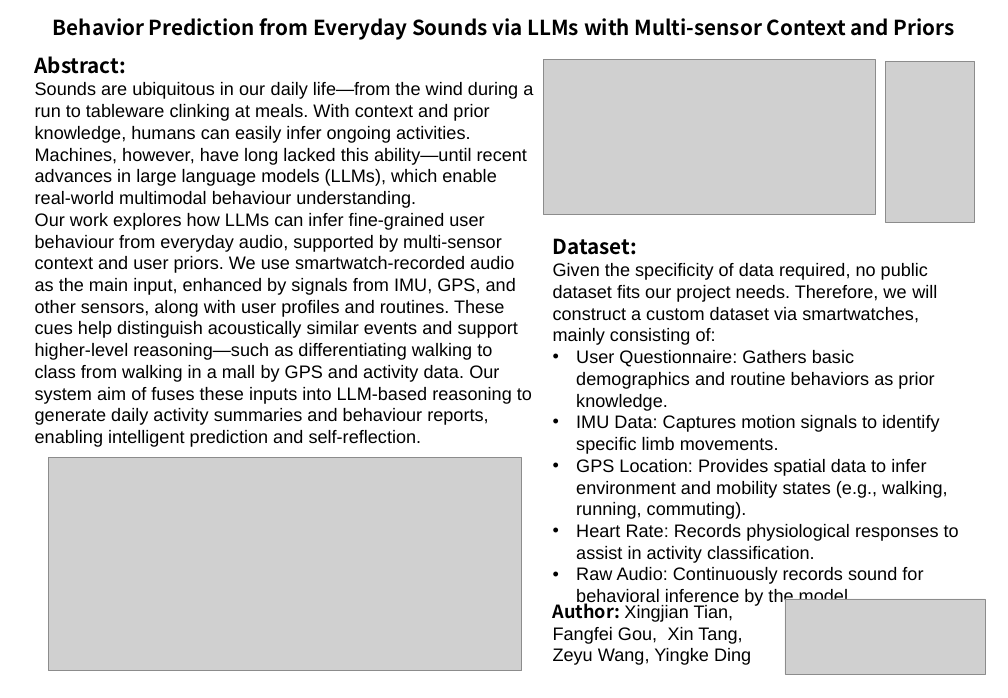
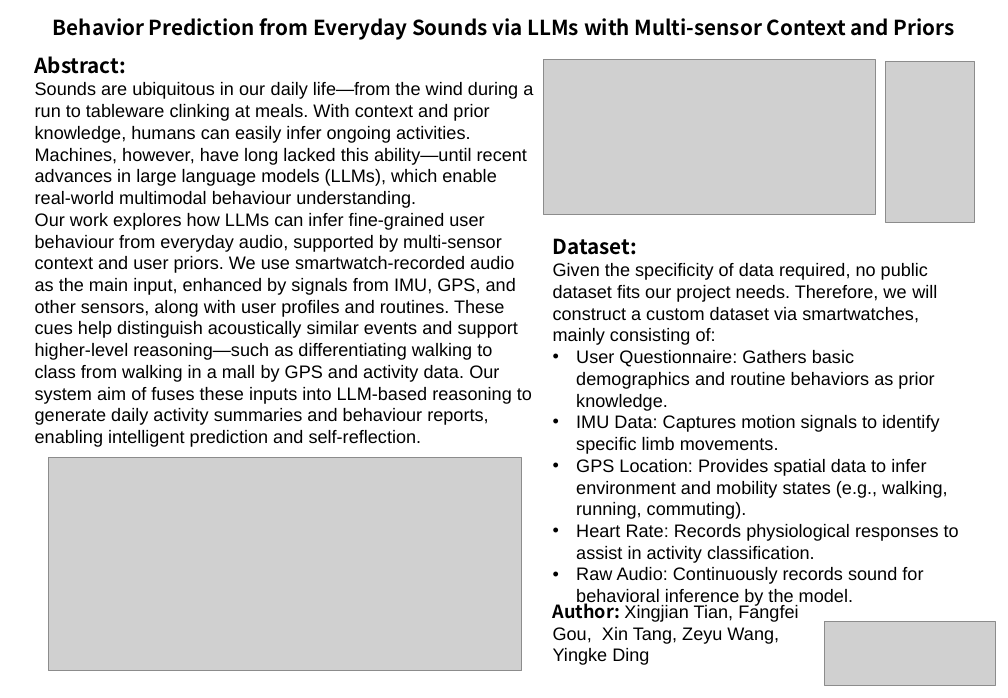
Before and after one commit to MengmaoR/Audio2Behavior, a slide deck: slide 1 of idea poster.pptx. Drawn at 1008x698 pixels with LibreOffice and Linux fonts; fonts in the diff are those of the drawing; grey boxes stand for pictures. Boxes give left, top, right and bottom in pixels: in the first picture for what was removed or moved away, otherwise in the second. Text is boxed around its words. In the diff, an @@ line names an element or a change of style, - is before the commit and + after.

```diff
--- a/idea poster.pptx
+++ b/idea poster.pptx
@@ text "Author: Xingjian Tian, Fangfei Gou, ..." rewrapped from (x1=553, y1=599, x2=751, y2=665) to (x1=553, y1=599, x2=798, y2=665) @@
@@ picture resized from (x1=786, y1=599, x2=986, y2=675) to (x1=825, y1=621, x2=995, y2=685) @@
```
Also in this commit, not shown: 7 other files.
